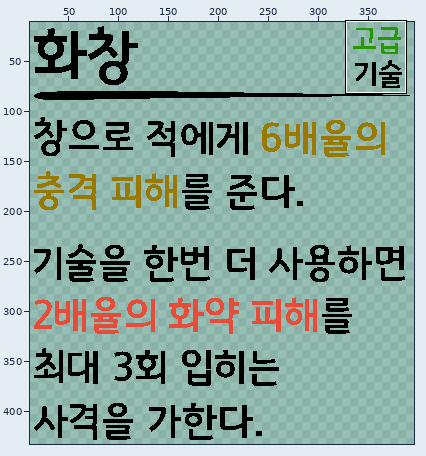
Pixel-art file -- 과거시험 시제/이미지 작업/interface/sk&item/skillUi/kick/sk143Info.aseprite. Above: a wide view before the commit, with the close-up outlined.
Close-up. The starting point:
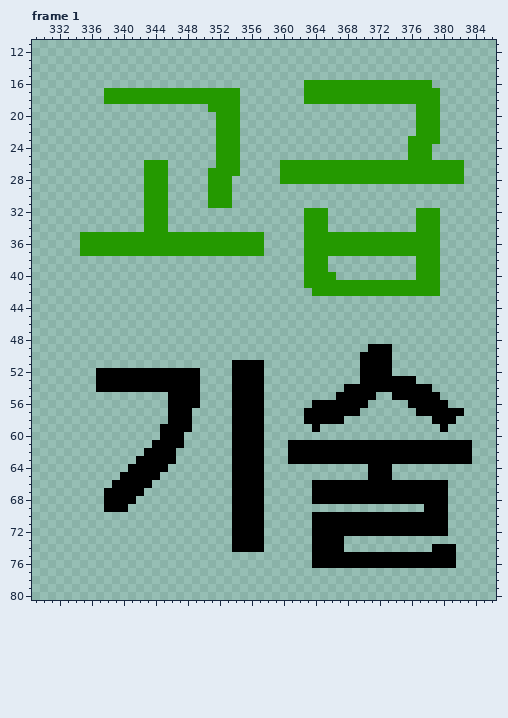
400x560 pixels, 2 frames. Shown: frame 1: x 329..386, y 11..80. The wide view leaves out empty margins. The commit also changed other frames or places, which this record leaves out.
New version:
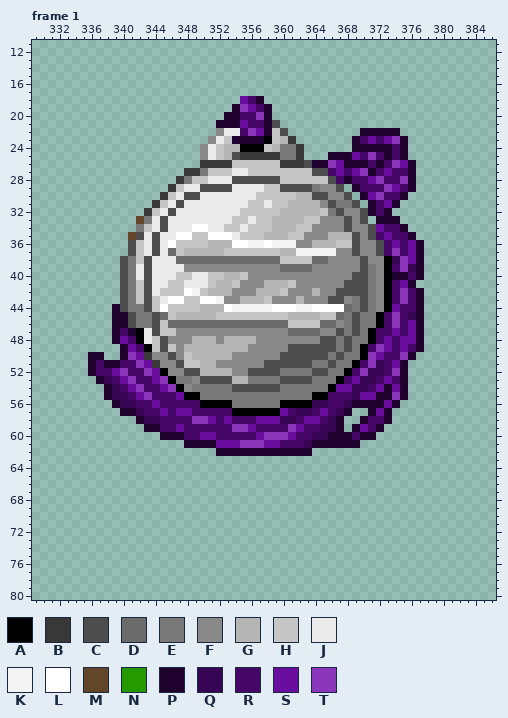
Palette (. is transparent): A #000000  B #383838  C #4d4d4d  D #6b6b6b  E #797979  F #898989  G #b5b5b5  H #c6c6c6  J #eaeaea  K #f4f4f4  L #ffffff  M #634529  N #249900  P #1e022d  Q #370453  R #460668  S #6a0c9e  T #8c36bb
From old to new:
Frame 1, layer "Layer 3":
y 16: x 363..378 NNNNNNNNNNNNNNNN -> ................
y 17: x 338..354 NNNNNNNNNNNNNNNNN -> .................; x 363..379 NNNNNNNNNNNNNNNNN -> .................
y 18: x 338..357 NNNNNNNNNNNNNNNNN... -> .................SRP; x 363..379 NNNNNNNNNNNNNNNNN -> .................
y 19: x 351..358 NNNN.... -> ...PTSRP; x 377..379 NNN -> ...
y 20: x 352..358 NNN.... -> .PPRRTP; x 377..379 NNN -> ...
y 21: x 352..359 NNN..... -> PPPSRRPC; x 377..379 NNN -> ...
y 22: x 352..360 NNN...... -> FJJRTSPHC; x 370..374 ..... -> PPPPP; x 377..379 NNN -> ...
y 23: x 351..361 .NNN....... -> FJHPPPPAHGB; x 369..379 .......NNNN -> PRSRSTP....
y 24: x 350..362 ..NNN........ -> FJHGGAAAHGEEB; x 369..378 .......NNN -> PPPPPRP...
y 25: x 350..362 ..NNN........ -> FJHGCBBBBBEEB; x 366..378 ..........NNN -> PPPSRTRPRP...
y 26: x 343..345 NNN -> ...; x 350..382 ..NNN.....NNNNNNNNNNNNNNNNNNNNNNN -> BBBBHHHHHHBBBCPPTSPPPRPRTSP......
y 27: x 343..345 NNN -> ...; x 348..382 ...NNNN.....NNNNNNNNNNNNNNNNNNNNNNN -> BBEHHHJJHHHHHHHHCCRSRSTPRSRRP......
y 28: x 343..345 NNN -> ...; x 347..382 ....NNN......NNNNNNNNNNNNNNNNNNNNNNN -> BEHHJJJCCCCCCHHHHHHCRPRRSTRRTP......
y 29: x 343..367 NNN.....NNN.............. -> ...BHJJCCCCJJJJHHCCCCEFFC; x 369..376 ........ -> PRRRTSRP
y 30: x 343..368 NNN.....NNN............... -> ..BHJCCJJJJJJJHHHHHGGCCFFC; x 370..375 ...... -> PSTRRP
y 31: x 343..369 NNN.....NNN................ -> .BHJCJJJJJJJJHHJHHGGGGFCEEC; x 371..374 .... -> PRSP
y 32: x 343..373 NNN.................NNN........ -> BHJCJJJJJJJJHHHHHGGGGGHECFFCPRP; x 377..379 NNN -> ...
y 33: x 342..370 .NNN.................NNN..... -> MEJCJJJJJJJJHHJHHGGGGHHFFFCFC; x 372..374 ... -> PPP; x 377..379 NNN -> ...
y 34: x 342..375 .NNN.................NNN.......... -> EHJCJJJLLJJHHJHHHGGGHHFFFFCFFCSRRP; x 377..379 NNN -> ...
y 35: x 335..379 NNNNNNNNNNNNNNNNNNNNNNN.....NNNNNNNNNNNNNNNNN -> ......MCJCJJLLHHLLLJHHHGGGHHFFFGGGCFCRSRRP...
y 36: x 335..379 NNNNNNNNNNNNNNNNNNNNNNN.....NNNNNNNNNNNNNNNNN -> ......CHJCJLHHHHGGGLLKKLKKKFFGGGHHCFFCRSRSP..
y 37: x 335..379 NNNNNNNNNNNNNNNNNNNNNNN.....NNNNNNNNNNNNNNNNN -> ......CHJCJDHGGGGGHHHHHHHGGKKKKKFFCFFCRTRSP..
y 38: x 340..379 .......................NNN...........NNN -> CEHCJJJDDDDDDDDDDDDDHHHHDDFFFFCFFAQTSP..
y 39: x 340..379 .......................NNN...........NNN -> CEJCJJJJFFFFFFFFFFFFDDDDFFFFFFCEFARTQP..
y 40: x 340..379 .......................NNNN..........NNN -> CEJCJJJHHJJHHGGHFFFFFFFFFFFFFCCEFAPPRP..
y 41: x 340..379 .......................NNNNNNNNNNNNNNNNN -> CEHCJJHHJJJHGGHFFFGGGHFFFFFFCCCEFARSP...
y 42: x 340..379 ........................NNNNNNNNNNNNNNNN -> CEHCJHHHLKHGGGFFFGGGHFFFGFFCCCCEFARTRP..
y 43: x 340..377 ...................................... -> CEHCHJLLHHLLKFFGGGHFFFGFFFCCFECEFARTRP
y 44: x 339..377 ....................................... -> PCEECHLHHHHGGGLKKKKKLLLKKLLLLDECEFASRRP
y 45: x 339..377 ....................................... -> PPCEECDHGGGGGHHHHHHHHHGGGGHHDECEEARTRQP
y 46: x 339..377 ....................................... -> PPCEECHDDDDDDDDDDDDDDDHHHHDDFECEEARTRSP
y 47: x 339..377 ....................................... -> PRPAJCHHFFFFFFFFFFFFFFDDDDFFCECEARRSRSP
y 48: x 339..377 ....................................... -> PSRAJHCFFFGGGFGGGGFFFFFFFFCCECEEARSRSSP
y 49: x 340..377 ...............................AAA.... -> PSRAHCHFGGGGGGGGFFFFFCCCCCCECEARTSRSRP
y 50: x 336..337 .. -> PP; x 340..369 .............................. -> PTSBFFCFHGGGGGFFFFFFCCCCCCECEE; x 371..376 AAA... -> TSRRTP
y 51: x 336..375 ..................AAAA............AAAA.. -> PRPPRRTSBFFCHHGGFFFFFFCCCCCCEECEEARTQRSP
y 52: x 336..344 .AAAAAAAA -> PRRSTRRTS; x 346..375 AAAA....AAAA............AAAA.. -> FFCCGGGGFFCCCCEEEECCEEARTQQRTP
y 53: x 337..345 AAAAAAAAA -> PQRSTRRST; x 347..376 AAA....AAAA............AAAAAAA -> EEFCCCCGGEEEECCCCEEEARSQQRSRP.
y 54: x 337..346 AAAAAAAAAA -> .PQRSTRRST; x 348..378 AA....AAAA..........AAAAAAAAAAA -> FEEEEECCCCCCEEEEEEASSQQRSPSP...
y 55: x 338..347 ........AA -> PQQRSTRRRS; x 350..379 ....AAAA.........AAAAA..AAAAAA -> EEEEEEEEEEEEEEAARRRQSSPPTP....
y 56: x 339..374 .......AAAA....AAAA......AAAAAAA.... -> PQQRRSRRRRRAAAAEEEEEEAAAAQQRRQPPPPSP; x 376..380 AAAAA -> .....
y 57: x 340..353 ......AAA..... -> PPQRRSRSSRRRRR; x 358..369 .....AAAAAAA -> AASRQQRSRQP.; x 371..373 ... -> PSP; x 377..382 AAAAAA -> ......
y 58: x 342..367 ....AAA.....AAAA.....AAAAA -> PQQRRRRTTSRSRRRSSSQQRSSRQP; x 370..373 .... -> PRRP; x 379..381 AAA -> ...
y 59: x 343..367 ..AAAA.....AAAA......A... -> PPRRSRRRRRRTTSRRRRTSRRQQP; x 369..372 .... -> PSRP; x 380 A -> .
y 60: x 345..371 AAA......AAAA.............. -> PPPRRSSRRRRRSTTTSRRQQPPPRPP
y 61: x 344..383 AAAA......AAAA...AAAAAAAAAAAAAAAAAAAAAAA -> ....PPPPSSSTTTSSRRRQPPPPPP..............
y 62: x 343..346 AAAA -> ....; x 352..383 ..AAAA...AAAAAAAAAAAAAAAAAAAAAAA -> PPPPPPPPPPPP....................
y 63: x 342..346 AAAAA -> .....; x 354..357 AAAA -> ....; x 361..383 AAAAAAAAAAAAAAAAAAAAAAA -> .......................
y 64: x 341..345 AAAAA -> .....; x 354..357 AAAA -> ....; x 371..373 AAA -> ...
y 65: x 340..344 AAAAA -> .....; x 354..357 AAAA -> ....; x 371..373 AAA -> ...
y 66: x 339..343 AAAAA -> .....; x 354..357 AAAA -> ....; x 364..380 AAAAAAAAAAAAAAAAA -> .................
y 67: x 338..342 AAAAA -> .....; x 354..357 AAAA -> ....; x 364..380 AAAAAAAAAAAAAAAAA -> .................
y 68: x 338..341 AAAA -> ....; x 354..357 AAAA -> ....; x 364..380 AAAAAAAAAAAAAAAAA -> .................
y 69: x 338..340 AAA -> ...; x 354..357 AAAA -> ....; x 378..380 AAA -> ...
y 70..72: x 354..357 AAAA -> ....; x 364..380 AAAAAAAAAAAAAAAAA -> .................
y 73: x 354..357 AAAA -> ....; x 364..367 AAAA -> ....
y 74: x 354..357 AAAA -> ....; x 364..367 AAAA -> ....; x 379..381 AAA -> ...
y 75..76: x 364..381 AAAAAAAAAAAAAAAAAA -> ..................
Boxes around the changes in both close-ups, in picture pixels (x1, y1, x2, y2):
changed: (80, 80, 472, 568)
